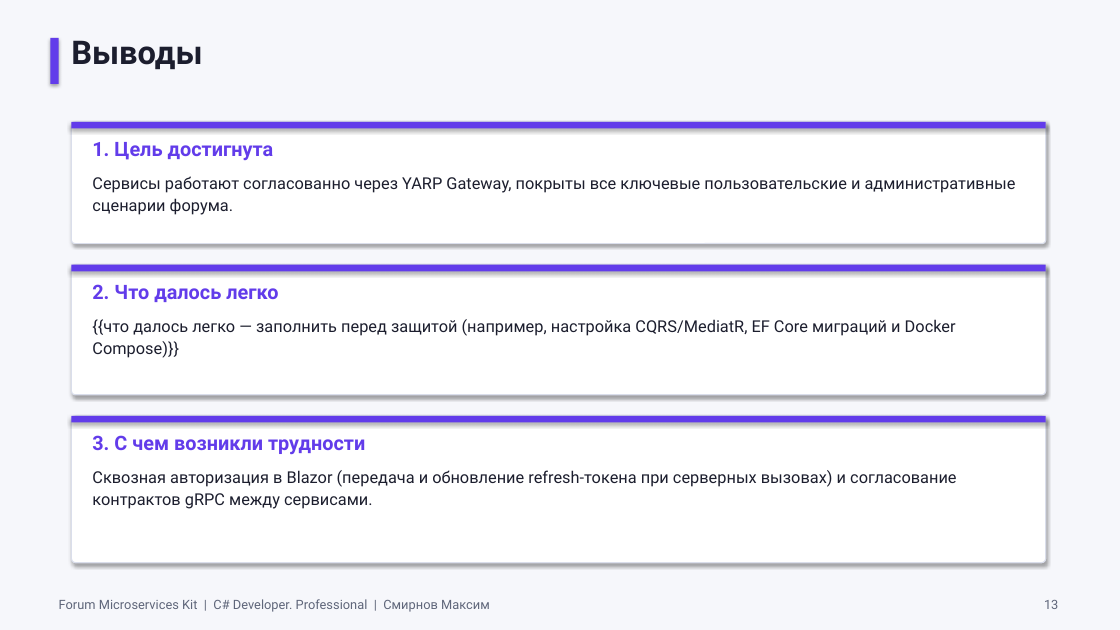
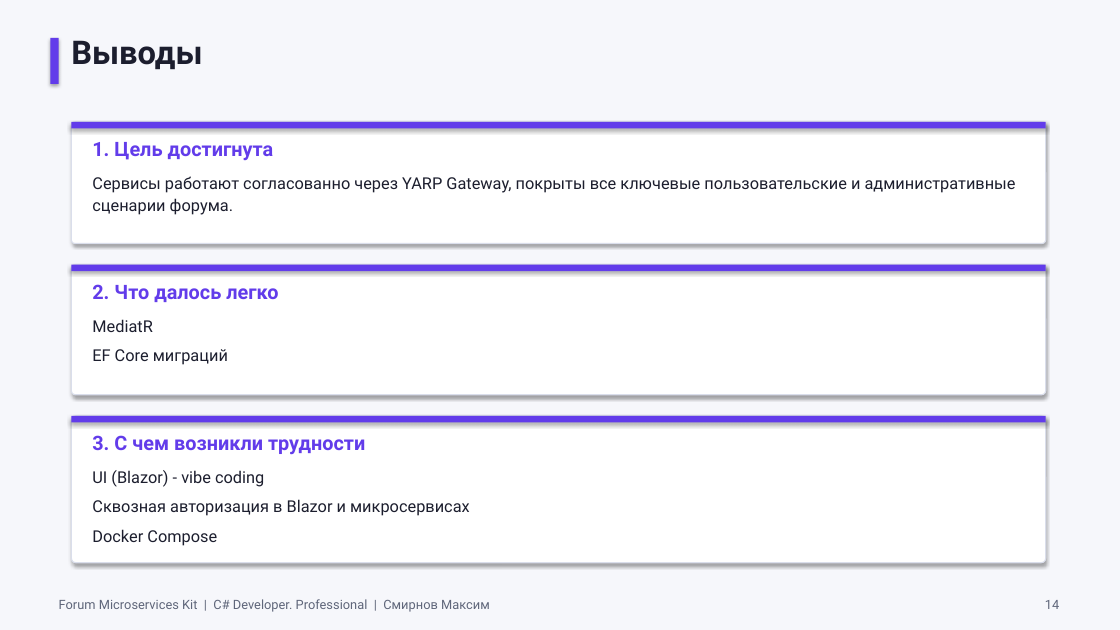
Before and after one commit to smirnovMV-dev/otus-forum, a slide deck: slide 14 of Workaround/Presentation/Forum_Microservices_Kit_Defense.pptx (slide 13 before the commit). Drawn at 1120x630 pixels with LibreOffice and Linux fonts; fonts in the diff are those of the drawing. Boxes give left, top, right and bottom in pixels: in the first picture for what was removed or moved away, otherwise in the second. Text is boxed around its words. In the diff, an @@ line names an element or a change of style, - is before the commit and + after.

```diff
--- a/Workaround/Presentation/Forum_Microservices_Kit_Defense.pptx
+++ b/Workaround/Presentation/Forum_Microservices_Kit_Defense.pptx
@@ text at (92, 319, 228, 365): text changed @@
-{{что далось легко — заполнить перед защитой (например, настройка CQRS/MediatR, EF Core миграций и Docker Compose)}}
+MediatR
+EF Core миграций
@@ text at (92, 470, 470, 546): text changed @@
-Сквозная авторизация в Blazor (передача и обновление refresh-токена при серверных вызовах) и согласование контрактов gRPC между сервисами.
+UI (Blazor) - vibe coding
+Сквозная авторизация в Blazor и микросервисах
+Docker Compose
@@ text at (1045, 600, 1059, 609): text changed @@
-13
+14
```
Also in this commit, not shown: 13 other slides changed, 1 slide added, 2 slides removed.
